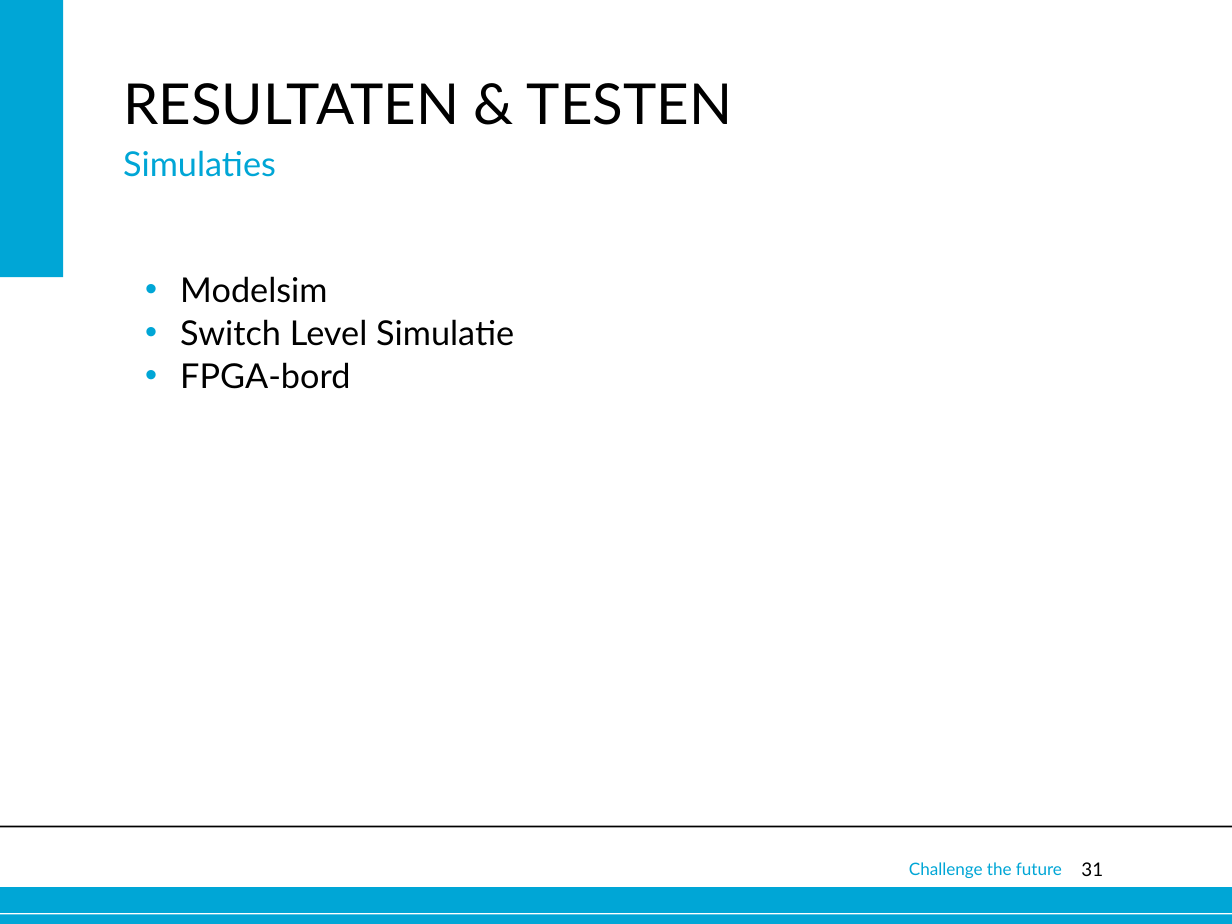
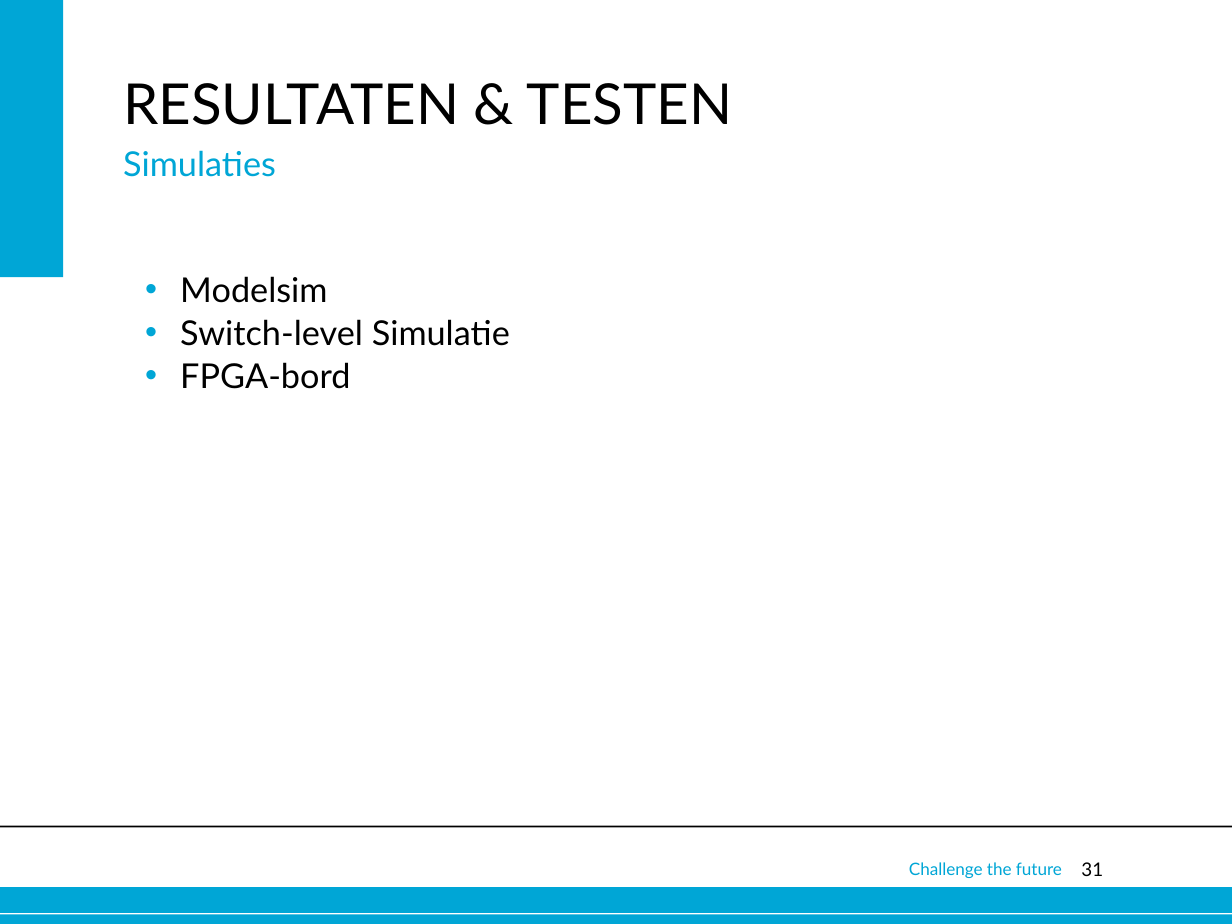
Before and after one commit to Alex-Oudsen/EPO-3, a slide deck: slide 31 of Presentatie/Presentatie groep A1.pptx. Drawn at 1232x924 pixels with LibreOffice and Linux fonts; fonts in the diff are those of the drawing; background and template pictures are left out. Boxes give left, top, right and bottom in pixels: in the first picture for what was removed or moved away, otherwise in the second. Text is boxed around its words. In the diff, an @@ line names an element or a change of style, - is before the commit and + after.

```diff
--- a/Presentatie/Presentatie groep A1.pptx
+++ b/Presentatie/Presentatie groep A1.pptx
@@ text at [180, 319, 510, 346]: text changed @@
-• Switch Level Simulatie
+• Switch-level Simulatie
```
Also in this commit, not shown: 2 other slides changed.
